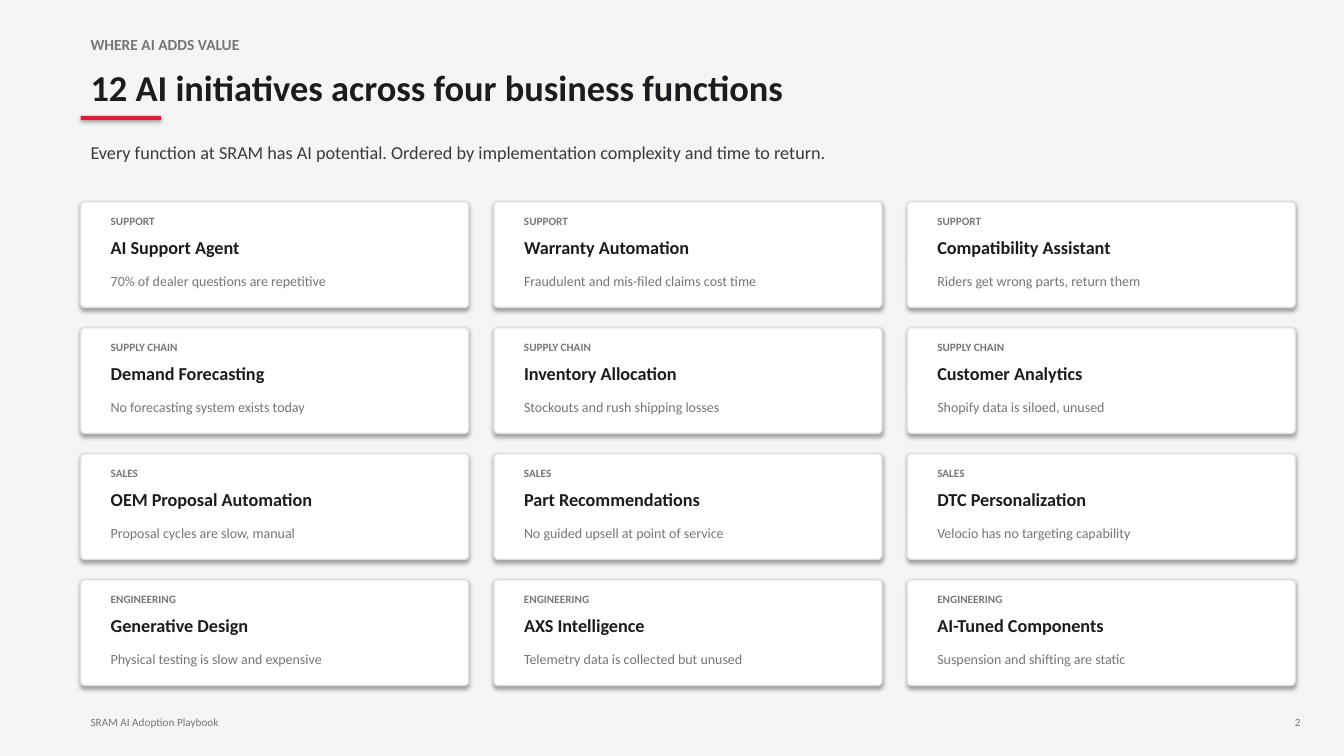
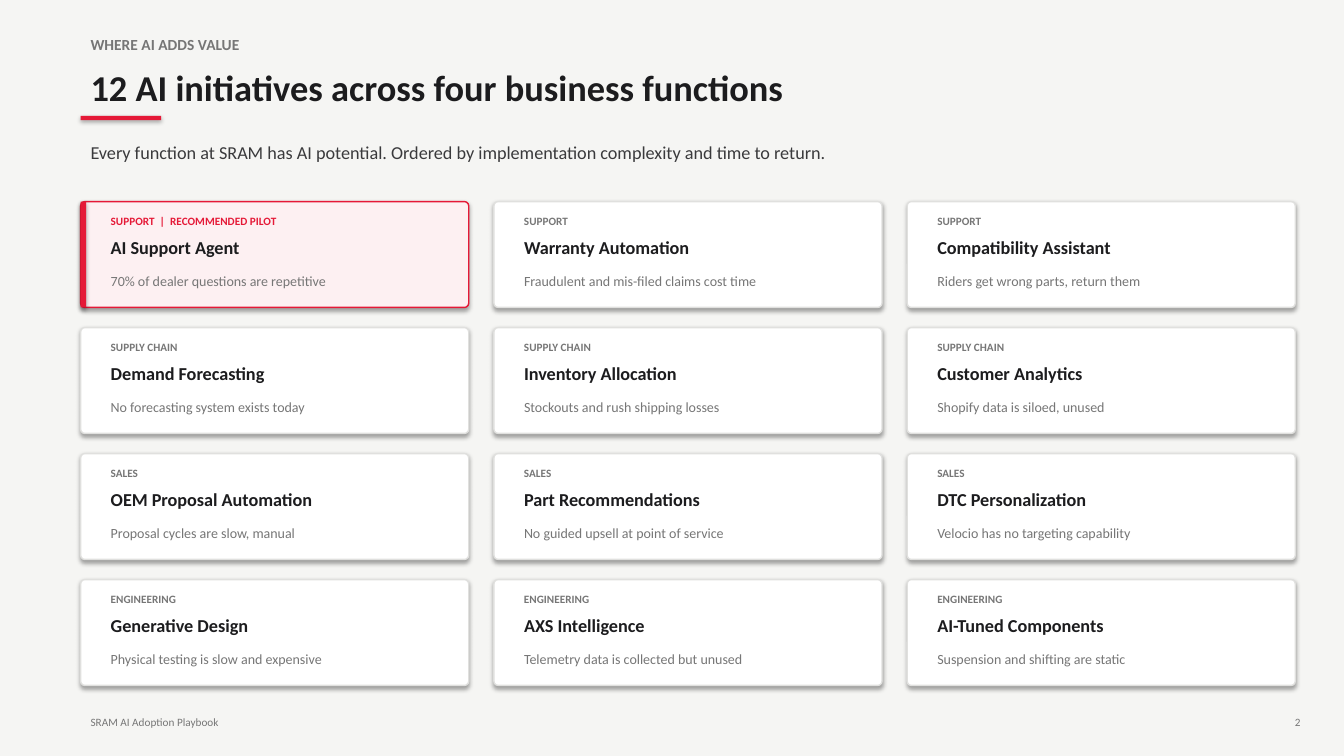
Before and after one commit to ewkreienberg/sram-ai-playbook, a slide deck: slide 3 of presentation/SRAM_AI_Adoption_Playbook.pptx. Drawn at 1344x756 pixels with LibreOffice and Linux fonts; fonts in the diff are those of the drawing. Boxes give left, top, right and bottom in pixels: in the first picture for what was removed or moved away, otherwise in the second. Text is boxed around its words. In the diff, an @@ line names an element or a change of style, - is before the commit and + after.

```diff
--- a/presentation/SRAM_AI_Adoption_Playbook.pptx
+++ b/presentation/SRAM_AI_Adoption_Playbook.pptx
@@ rounded rectangle at [81,202,469,308]: fill #FFFFFF to #FDF0F2; outline #E0E0DE 1 pt to #E51937 1 pt @@
@@ rectangle added at [81,202,87,308], fill #E51937 @@
@@ text at [111,217,276,225]: text changed; text colour #767676 to #E51937 @@
-SUPPORT
+SUPPORT | RECOMMENDED PILOT
```
Also in this commit, not shown: 5 other slides changed, 1 slide removed, 1 other file.
